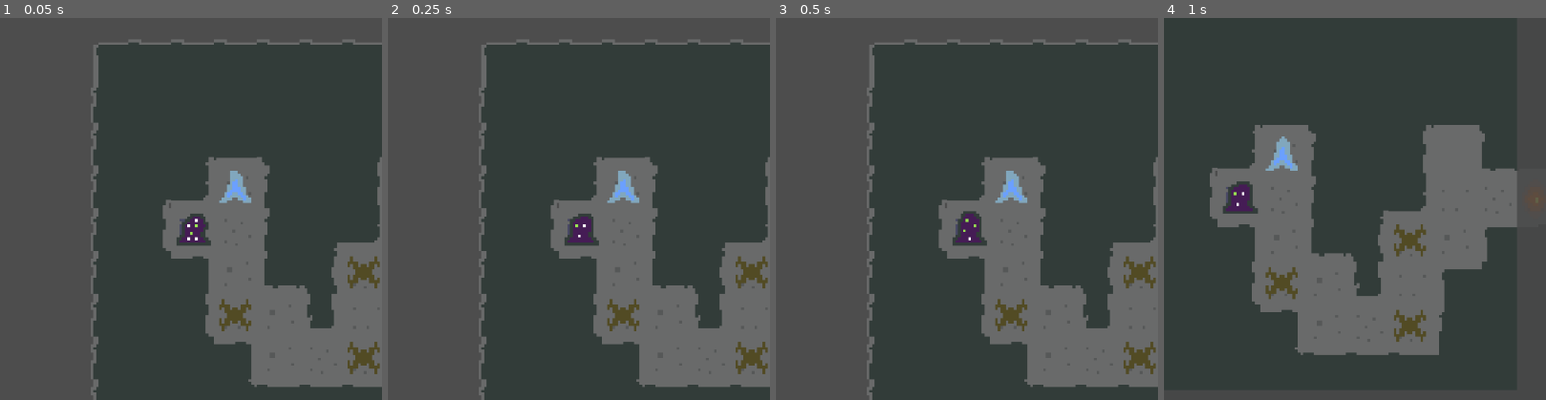
Above: before the commit, frames 1-4 (left to right).
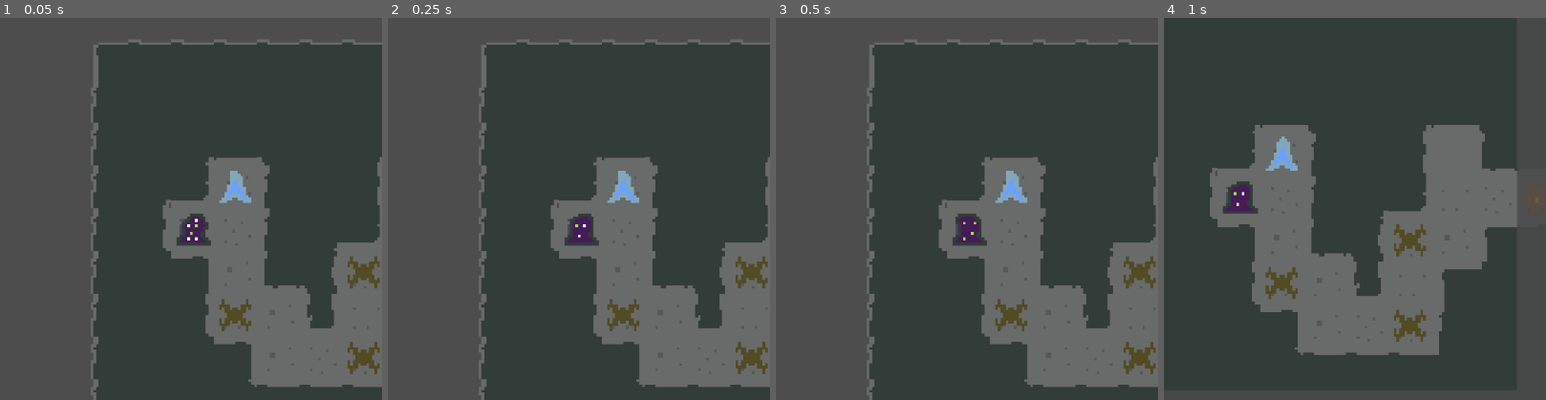
Above: after the commit, the same moments.

Repository: codohundo/parasite
Game: Godot game, scene res://game.tscn
The game is run twice, just before and just after one commit, with the same random seed, the same clock (stepped at 60 frames per second) and the same inputs.
Inputs:
- Up to frame 1 (0.05 s): no input
- Up to frame 2 (0.25 s): no input
- Up to frame 3 (0.5 s): no input
- Up to frame 4 (1 s): click "Room1" at 0.5 s
The pictures show only the part of the screen within x 8-58%, y 6-56%; the shares and areas given below are measured in that part.

Frames 1-2 are identical in both runs. In frame 3, 0.1% of the frame differs, in the area x 47-54%, y 50-59%; in frame 4, nothing differs.

Commit message:
added some debuggng output, fixed mistake in room

Diff:
--- a/Game.gd
+++ b/Game.gd
@@ -4,6 +4,7 @@
 @onready var camera = $Camera
 @onready var map = $TileMap
 @onready var player = $Player
+@onready var room1 = $Rooms/Room1
 
 #todo
 # prevent moving to square that isn't accessable
@@ -24,19 +25,37 @@
 
 # Called every frame. 'delta' is the elapsed time since the previous frame.
 func _process(delta: float) -> void:
-	var position: Vector2
+	var current_position = map.get_tile_pos_from_global_pos(player.global_position)
+	var new_position: Vector2
+	#TODO test, there is a bug here
 	if Input.is_action_just_pressed("left") :
-		position = player.move_cardinal("left")
-		handlePlayerMoved(position)
+		print("going left")
+		if room1.can_walk(current_position, "left"):
+			print("can walk")
+			new_position = player.move_cardinal("left")#TODO convert to enum
+			print("new position: " + str(map.get_tile_pos_from_global_pos(new_position)))
+			handlePlayerMoved(new_position)
 	if Input.is_action_just_pressed("right") :
-		position = player.move_cardinal("right")
-		handlePlayerMoved(position)
+		print("going right")
+		if room1.can_walk(current_position, "right"):
+			print("can walk")
+			new_position = player.move_cardinal("right")
+			print("new position: " + str(map.get_tile_pos_from_global_pos(new_position)))
+			handlePlayerMoved(new_position)
 	if Input.is_action_just_pressed("up") :
-		position = player.move_cardinal("up")
-		handlePlayerMoved(position)
+		print("going up")
+		if room1.can_walk(current_position, "up"):
+			print("can walk")
+			new_position = player.move_cardinal("up")
+			print("new position: " + str(map.get_tile_pos_from_global_pos(new_position)))
+			handlePlayerMoved(new_position)
 	if Input.is_action_just_pressed("down") :
-		position = player.move_cardinal("down")
-		handlePlayerMoved(position)
+		print("going down")
+		if room1.can_walk(current_position, "down"):
+			print("can walk")
+			new_position = player.move_cardinal("down")
+			print("new position: " + str(map.get_tile_pos_from_global_pos(new_position)))
+			handlePlayerMoved(new_position)
 
 
 func handleRoomChange(room: String) -> void:
--- a/Room1.gd
+++ b/Room1.gd
@@ -1,5 +1,5 @@
 extends Area2D
-
+#turn into packed scene or a class?, load spec from file
 
 #room one learn about basic movement
 var mobs = []
@@ -8,16 +8,80 @@
 var size_y = 0
 var empty_tile = Tile.new()
 var room_type = Tile.ROOM_TYPES.NORMAL
+var exit_pos : Vector2i
+var exit_direction : String
+var entrance_pos : Vector2i
+var entrance_direction : String
 
 #for now rooms should be either 7x7, 7x12, 12x7, or 12x12 (actually 5 or 10, but room for boundary and entrance/exit)
 func _ready() -> void:
 #func _init(room_size_x: int, room_size_y: int) -> void:
 	size_x = 7
 	size_y = 7
+	build_room()
+
+#TODO test
+func can_walk(position: Vector2i, direction: String) -> bool:
+	print("current position: " + str(position))
+	print("direction: " + direction)
+	if position == entrance_pos:
+		print("entrance tile")
+		if direction == entrance_direction:
+			return true
+		else:
+			return false
+	if position == exit_pos:
+		print("exit tile")
+		if direction == exit_direction:
+			return true
+		else:
+			return false
+	var nextTile = get_adjacent_tile(position, direction)
+	print("next tile type: " + nextTile.txt())
+	return nextTile.can_walk()
+
+#TODO do same with can_jump
+
+
+func get_adjacent_tile(position: Vector2i, direction: String) -> Tile:
+	#do I need to convert from map xy to room xy? how? hardcode where start tile is? hardcode where top left corner is
+	print("get_adjacent_tile position: " + str(position) )
+	if direction == "up": #TODO need to enum this
+		position.y += -1
+	if direction == "down":
+		position.y += +1
+	if direction == "left":
+		position.x += -1
+	if direction == "right":
+		position.x += +1
+	print("getting tile at position: " + str(position))
+	return get_tile(position.x,position.y) #TODO change to vector
+
+
+func debugPrintRoom() -> void:
+	for y in size_y :
+		var row = "[ "
+		for x in size_x :
+			row += get_tile(x,y).txt()
+		row += " ]"
+		print(row)
+
+
+func set_tile(tile: Tile, x: int, y: int) -> void :
+	map[y*size_y+x] = tile
+
+
+func get_tile(x: int, y: int) -> Tile :
+	return map[y*size_y+x]
+
+
+func build_room() -> void:
 	var wall_tile = Tile.new_wall_tile()
 	var floor_tile = Tile.new_floor_tile()
+	var entrance_tile = Tile.new_entrance_tile()
+	var exit_tile = Tile.new_exit_tile()
 
-	#row by row, need to refactor this
+	#row by row, need to refactor this, pull from resource?
 	map.append(wall_tile)
 	map.append(wall_tile)
 	map.append(wall_tile)
@@ -34,20 +98,24 @@
 	map.append(floor_tile)
 	map.append(wall_tile)
 
-	map.append(floor_tile)
+	map.append(entrance_tile)
 	map.append(floor_tile)
 	map.append(wall_tile)
 	map.append(wall_tile)
 	map.append(wall_tile)
 	map.append(floor_tile)
-	map.append(floor_tile)
+	map.append(exit_tile)
+	entrance_direction = "right"
+	entrance_pos = Vector2(0,2)
+	exit_direction = "right"
+	exit_pos = Vector2(6,2)
 
 	map.append(wall_tile)
 	map.append(floor_tile)
 	map.append(wall_tile)
 	map.append(wall_tile)
 	map.append(floor_tile)
-	map.append(wall_tile)
+	map.append(floor_tile)
 	map.append(wall_tile)
 
 	map.append(wall_tile)
@@ -75,20 +143,3 @@
 	map.append(wall_tile)
 
 	debugPrintRoom()
-
-
-func debugPrintRoom() -> void:
-	for y in size_y :
-		var row = "[ "
-		for x in size_x :
-			row += get_tile(x,y).txt()
-		row += " ]"
-		print(row)
-
-
-
-func set_tile(tile: Tile, x: int, y: int) -> void :
-	map[y*size_y+x] = tile
-
-func get_tile(x: int, y: int) -> Tile :
-	return map[y*size_y+x]
--- a/Tile.gd
+++ b/Tile.gd
@@ -28,6 +28,10 @@
 	return true
 
 func txt() -> String :
+	if entrance :
+		return " I "
+	if exit :
+		return " O "
 	if wall_type == WALL_TYPES.WALL:
 		return " W ";
 	if wall_type == WALL_TYPES.ACID:
@@ -72,3 +76,19 @@
 	tile.wall_type = Tile.WALL_TYPES.WALL
 	tile.empty = false
 	return tile
+
+static func new_entrance_tile(room_type: ROOM_TYPES = ROOM_TYPES.NORMAL) -> Tile:
+	var tile = Tile.new()
+	tile.empty = false
+	tile.entrance = true
+	tile.room_type = room_type
+	tile.wall_type = Tile.WALL_TYPES.NONE
+	return tile
+
+static func new_exit_tile(room_type: ROOM_TYPES = ROOM_TYPES.NORMAL) -> Tile:
+	var tile = Tile.new()
+	tile.empty = false
+	tile.exit = true
+	tile.room_type = room_type
+	tile.wall_type = Tile.WALL_TYPES.NONE
+	return tile
--- a/TileMap.gd
+++ b/TileMap.gd
@@ -34,3 +34,6 @@
 	#set_cell(object_layer, tilePos, creep_source, Vector2i(0,7))
 	creep_tiles.append(tilePos)
 	set_cells_terrain_connect(object_layer, creep_tiles, terrain_set, creep_terrain )
+
+func get_tile_pos_from_global_pos(position: Vector2) -> Vector2:
+	return local_to_map(to_local(position))
--- a/game.tscn
+++ b/game.tscn
@@ -1797,7 +1797,7 @@
 texture_filter = 1
 sprite_frames = SubResource("SpriteFrames_65mnp")
 animation = &"pulse"
-frame_progress = 0.565281
+frame_progress = 0.201432
 
 [node name="CollisionShape2D" type="CollisionShape2D" parent="Player"]
 shape = SubResource("CapsuleShape2D_j16gc")
